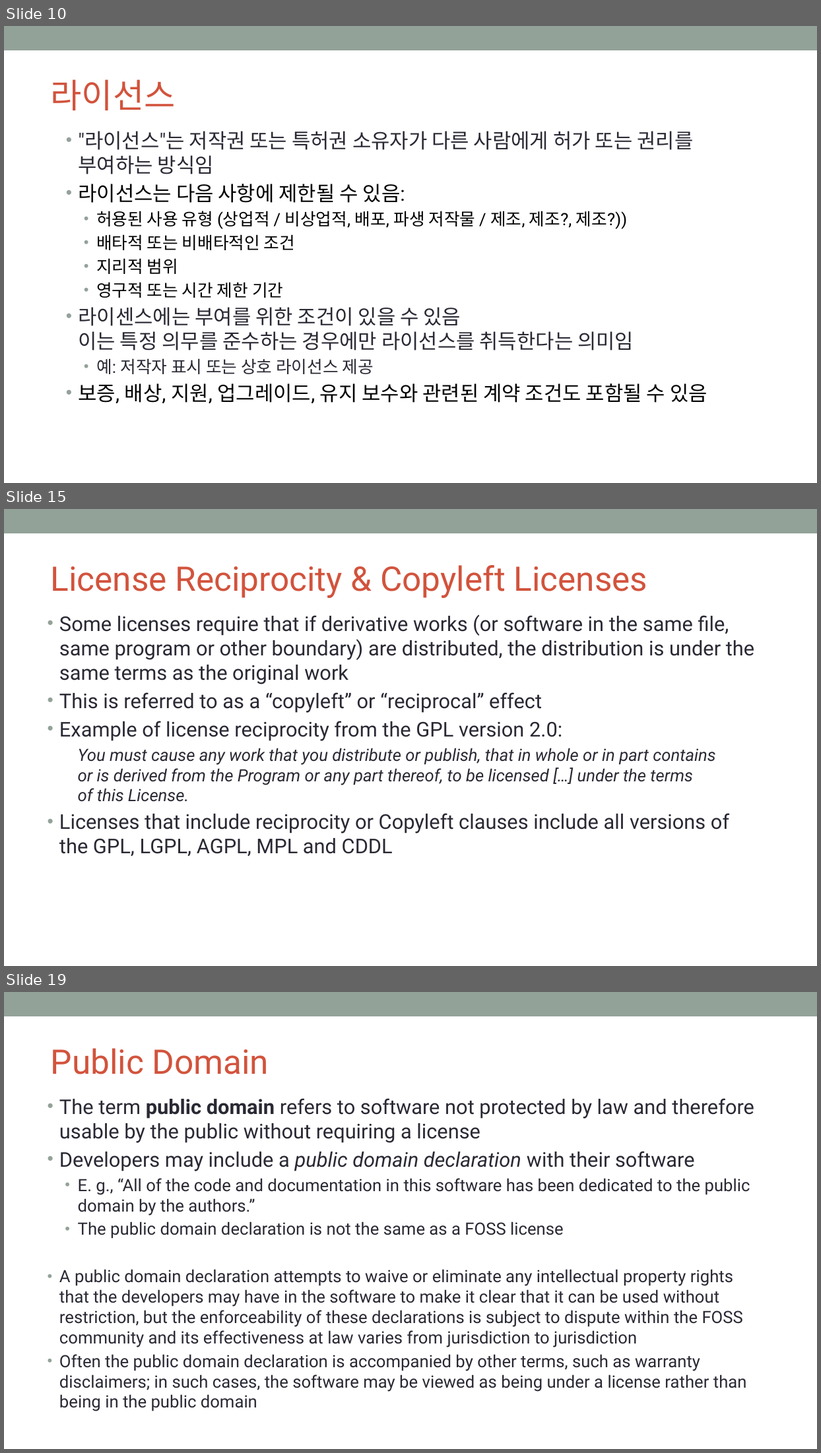
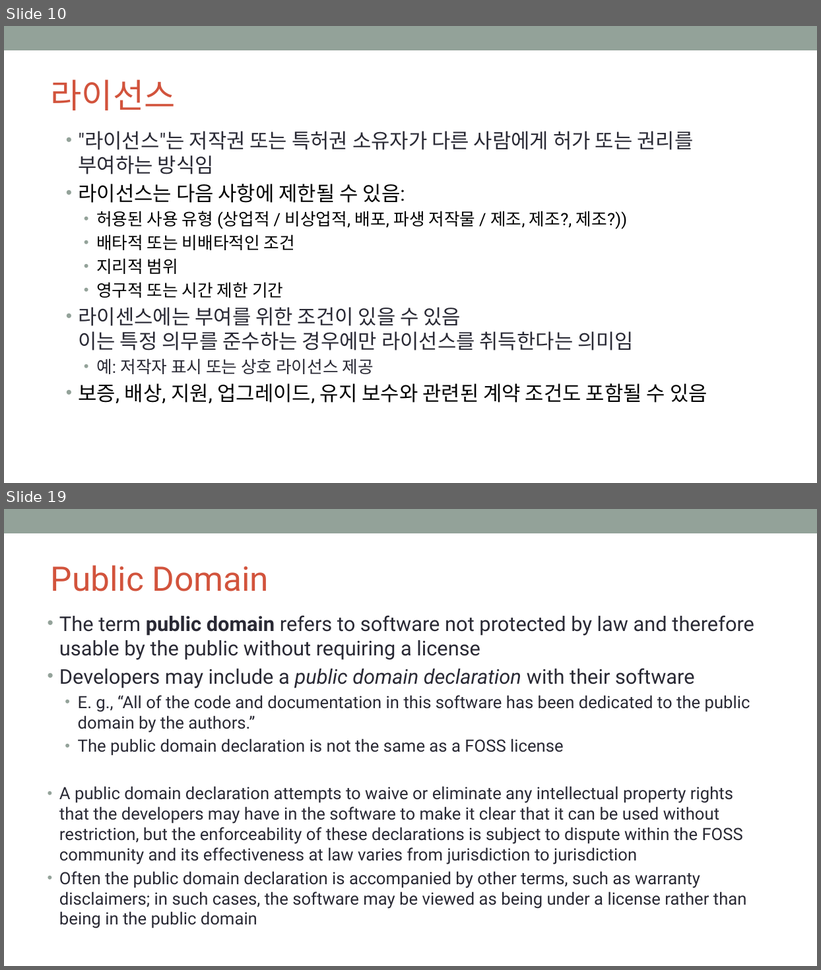
Before and after one commit to OpenChain-KWG/Curriculum-Translation-KR, a slide deck: target/slides/openchain-curriculum-for-1-1.pptx. Shown one above the other, each under a label of ours: slides 10, 15 and 19 before the commit, slides 10 and 19 after it; the slides between them are not shown. The pictures are 821x1453 and 821x970 pixels, drawn with LibreOffice and Linux fonts; fonts in the diff are those of the drawing; background and template pictures are left out. Boxes give left, top, right and bottom in pixels: in the first picture for what was removed or moved away, otherwise in the second. Text is boxed around its words. In the diff, an @@ line names an element or a change of style, - is before the commit and + after.

```diff
--- a/target/slides/openchain-curriculum-for-1-1.pptx
+++ b/target/slides/openchain-curriculum-for-1-1.pptx
@@ slide 15 removed at (4,509,817,966), background #FFFFFF; not listed: 1 template element that a slide beside it also shows @@
@@ title removed at (51,565,648,598) @@
-License Reciprocity & Copyleft Licenses
@@ text removed at (59,615,754,856) @@
-• Some licenses require that if derivative works (or software in the same file, same program or other boundary) are distributed, the distribution is under the same terms as the original work
-• This is referred to as a “copyleft” or “reciprocal” effect
-• Example of license reciprocity from the GPL version 2.0:
-  You must cause any work that you distribute or publish, that in whole or in part contains
-  or is derived from the Program or any part thereof, to be licensed […] under the terms
-  of this License.
-• Licenses that include reciprocity or Copyleft clauses include all versions of the GPL, LGPL, AGPL, MPL and CDDL
```
Also in this commit, not shown: 10 slides changed, 5 slides added, 4 other slides removed, 8 other files.
